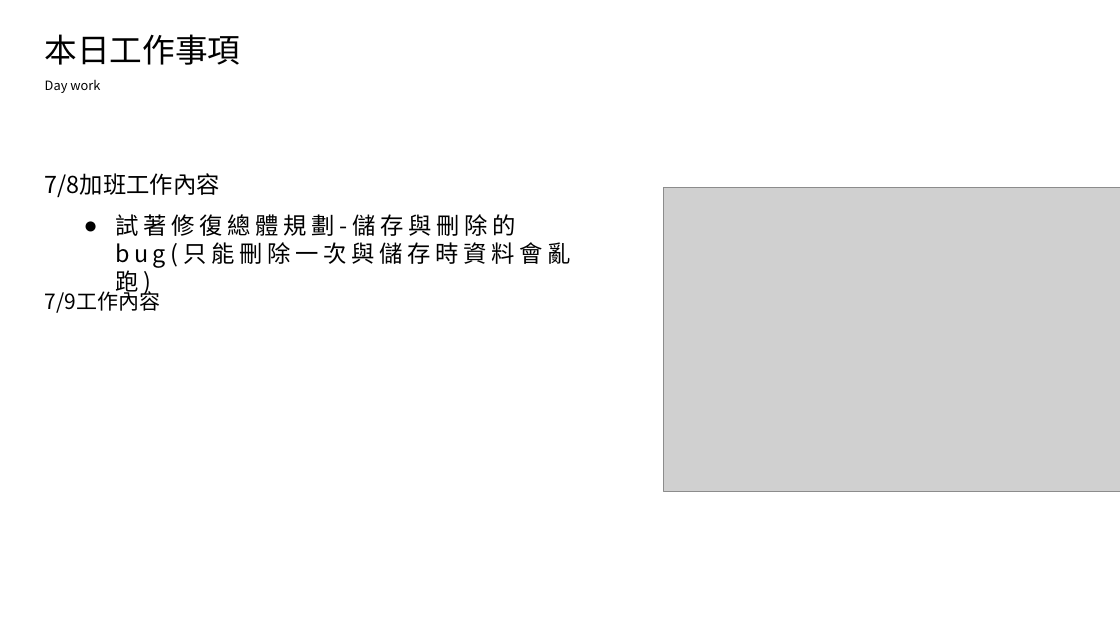
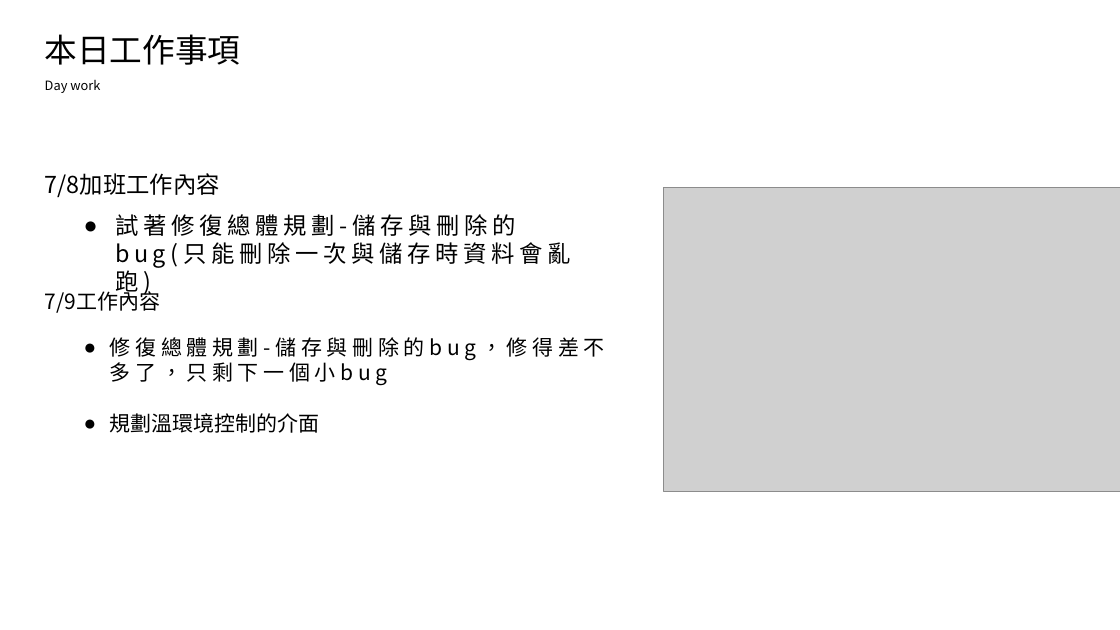
Before and after one commit to king637324/KnowledgeGreenhouseSystem, a slide deck: slide 2 of 工作日報_葉柏漢/2021.07.08(晚上加班)&2021.07.09工作日報_葉柏漢.pptx. Drawn at 1120x630 pixels with LibreOffice and Linux fonts; fonts in the diff are those of the drawing; grey boxes stand for pictures. Boxes give left, top, right and bottom in pixels: in the first picture for what was removed or moved away, otherwise in the second. Text is boxed around its words. In the diff, an @@ line names an element or a change of style, - is before the commit and + after.

```diff
--- a/工作日報_葉柏漢/2021.07.08(晚上加班)&2021.07.09工作日報_葉柏漢.pptx
+++ b/工作日報_葉柏漢/2021.07.08(晚上加班)&2021.07.09工作日報_葉柏漢.pptx
@@ text added at [110,337,605,433], 18 pt, text #000000 @@
+● 修復總體規劃-儲存與刪除的bug，修得差不多了，只剩下一個小bug
+● 規劃溫環境控制的介面
```
Also in this commit, not shown: 1 other slide changed, 2 slides added, 5 other files.
